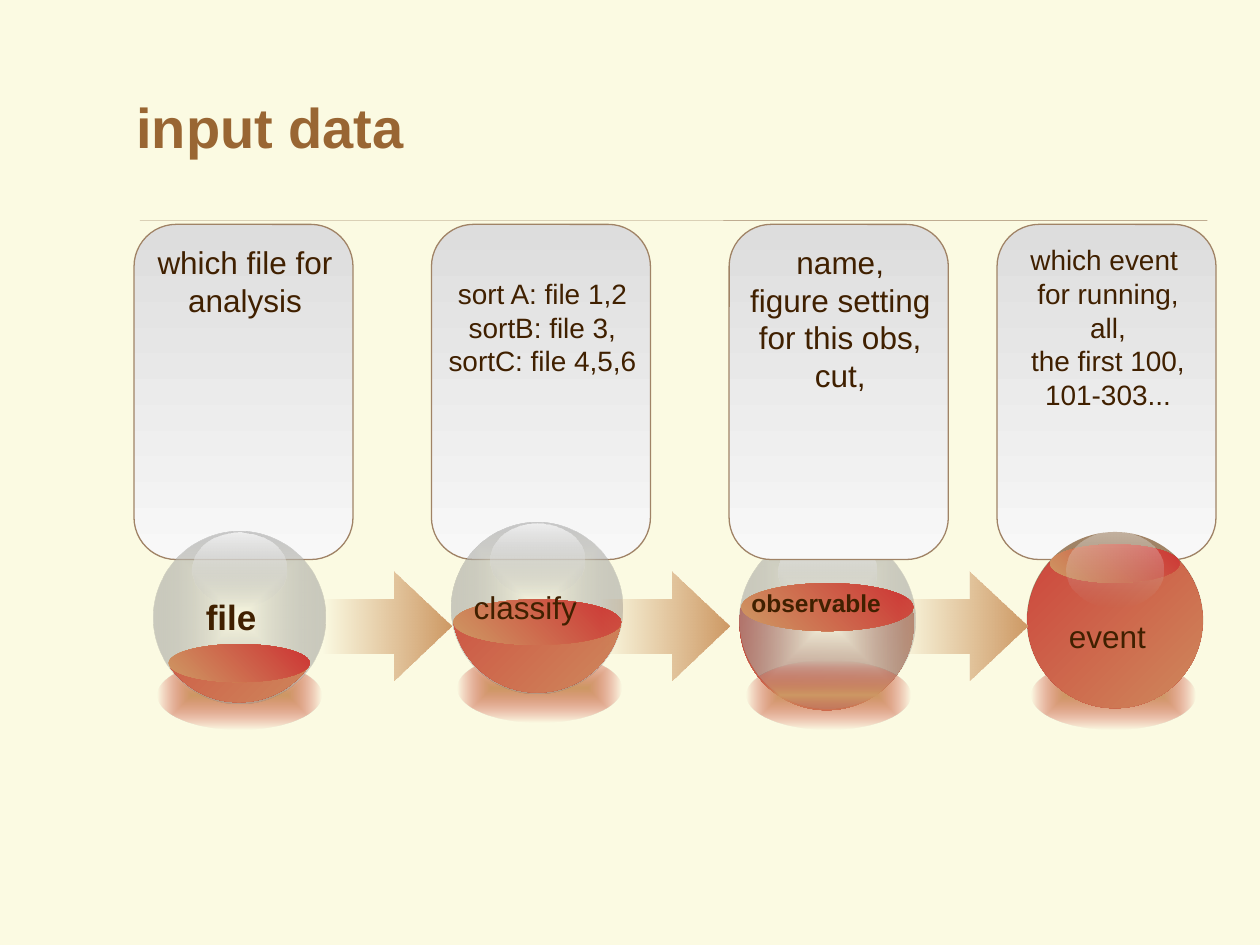
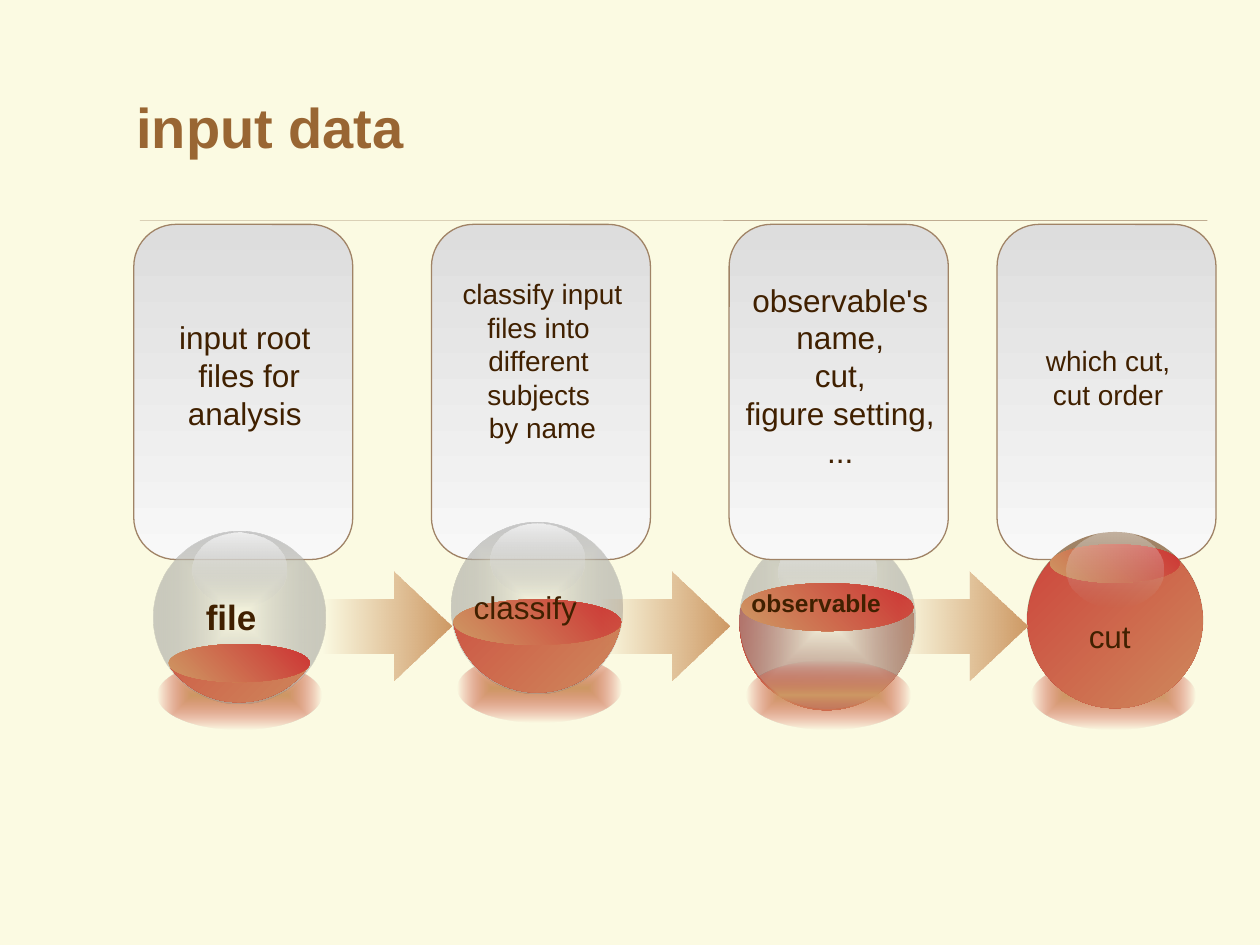
Before and after one commit to YancyW/BASDA, a slide deck: slide 12 of doc/BASDA_Introduction.pptx (slide 11 before the commit). Drawn at 1260x945 pixels with LibreOffice and Linux fonts; fonts in the diff are those of the drawing; background and template pictures are left out. Boxes give left, top, right and bottom in pixels: in the first picture for what was removed or moved away, otherwise in the second. Text is boxed around its words. In the diff, an @@ line names an element or a change of style, - is before the commit and + after.

```diff
--- a/doc/BASDA_Introduction.pptx
+++ b/doc/BASDA_Introduction.pptx
@@ text in rounded rectangle at <box>463,283,623,443</box>: text changed @@
-sort A: file 1,2
-sortB: file 3,
-sortC: file 4,5,6
+classify input
+files into
+different
+subjects
+by name
@@ text in rounded rectangle at <box>750,289,931,353</box>: paragraphs removed @@
-figure setting
-for this obs,
@@ text in rounded rectangle at <box>752,289,928,313</box>: paragraph added @@
+observable's
@@ text in rounded rectangle at <box>179,326,310,388</box>: text changed @@
-which file for
+input root
+files for
@@ text in rounded rectangle at <box>1046,350,1170,406</box>: text changed @@
-which event
-for running,
-all,
-the first 100,
-101-303...
+which cut,
+cut order
@@ text in rounded rectangle at <box>746,402,934,431</box>: paragraphs added @@
+figure setting,
+...
@@ text at <box>1089,627,1131,649</box>: text changed @@
-event
+cut
```
Also in this commit, not shown: 13 other slides changed, 6 slides added, 24 slides removed, 28 other files.
